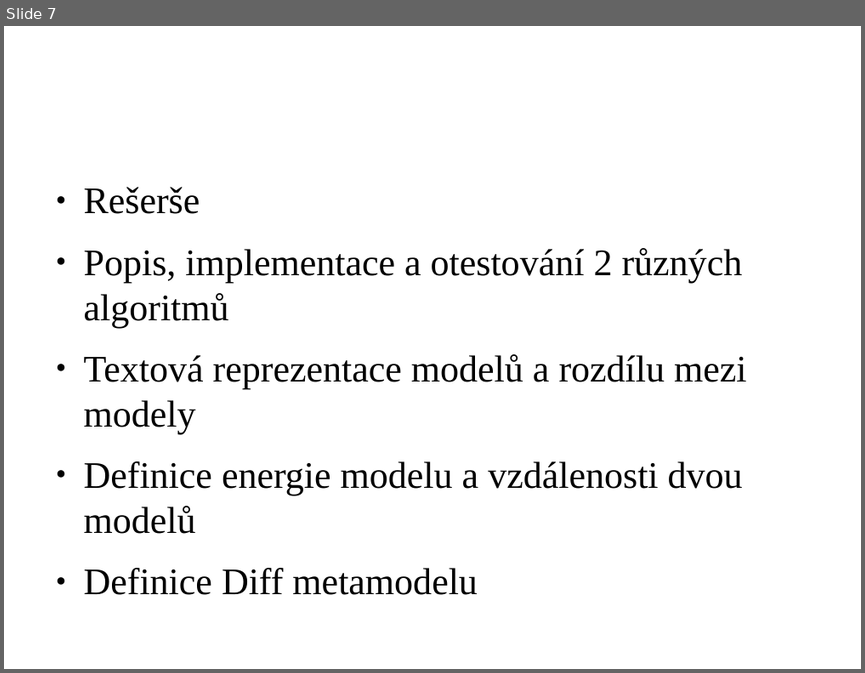
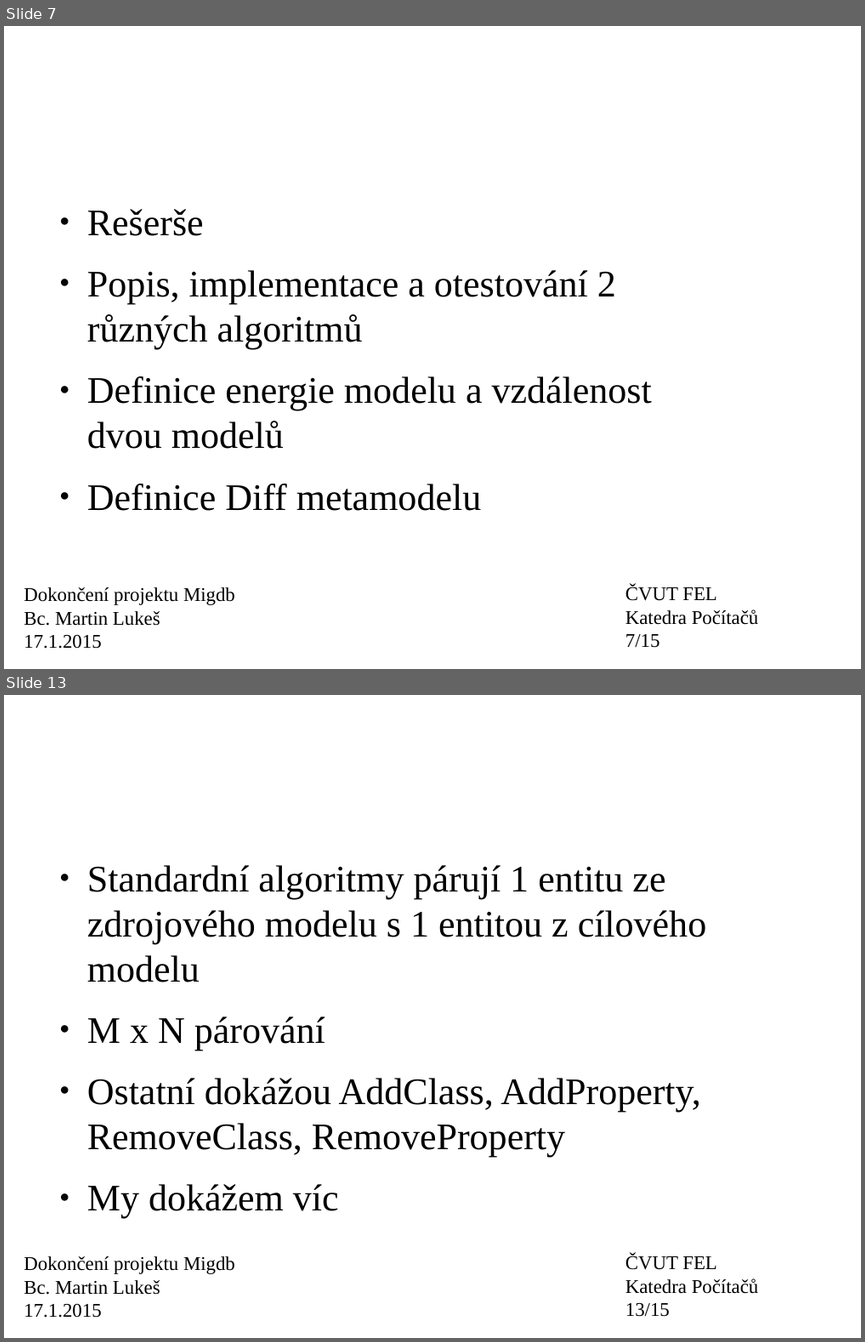
Before and after one commit to wox2/migrace_databaze, a slide deck: diplomka/prezentace.odp. Shown one above the other, each under a label of ours: slide 7 before the commit, slides 7 and 13 after it; the slides between them are not shown. The pictures are 865x673 and 865x1342 pixels, drawn with LibreOffice and Linux fonts; fonts in the diff are those of the drawing; background and template pictures are left out. Boxes give left, top, right and bottom in pixels: in the first picture for what was removed or moved away, otherwise in the second. Text is boxed around its words. In the diff, an @@ line names an element or a change of style, - is before the commit and + after.

```diff
--- a/diplomka/prezentace.odp
+++ b/diplomka/prezentace.odp
@@ slide 13 added at (4,695,861,1338), background #FFFFFF @@
@@ text added at (53,736,641,793), 47.6 pt, text #FFFFFF @@
+Podobnost entit
@@ text added at (87,865,707,1219), 34.7 pt, text #000000 @@
+● Standardní algoritmy párují 1 entitu ze zdrojového modelu s 1 entitou z cílového modelu
+● M x N párování
+● Ostatní dokážou AddClass, AddProperty, RemoveClass, RemoveProperty
+● My dokážem víc
@@ text added at (625,1254,759,1316), 18 pt, text #000000 @@
+ČVUT FEL
+Katedra Počítačů
+13/15
@@ text added at (24,1256,235,1317), 18 pt, text #000000 @@
+Dokončení projektu Migdb
+Bc. Martin Lukeš
+17.1.2015
@@ slide 7 changed as well @@
@@ text "Rešerše": place and size @@
-text "Rešerše" at (84,187,746,595)
+text "Rešerše" at (87,209,652,510)
@@ text at (87,209,616,510): bullet colour #000000 to #050505 @@
@@ text at (87,376,652,448): text changed @@
-● Textová reprezentace modelů a rozdílu mezi modely
-● Definice energie modelu a vzdálenosti dvou modelů
+● Definice energie modelu a vzdálenost dvou modelů
@@ text added at (625,585,759,647), 18 pt, text #000000 @@
+ČVUT FEL
+Katedra Počítačů
+7/15
@@ text added at (24,587,235,648), 18 pt, text #000000 @@
+Dokončení projektu Migdb
+Bc. Martin Lukeš
+17.1.2015
```
Also in this commit, not shown: 7 other slides changed, 6 other slides added, 2 other files.
